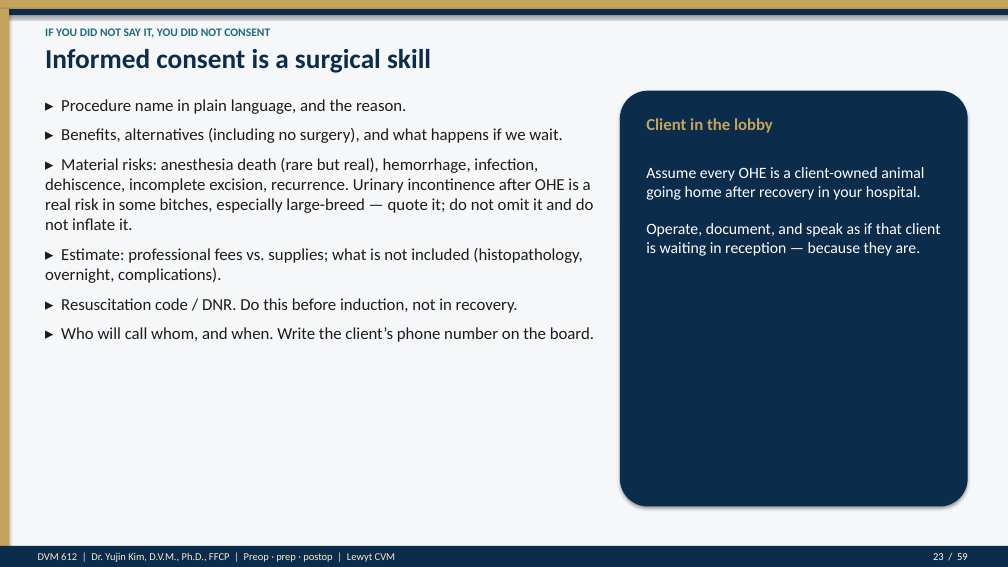
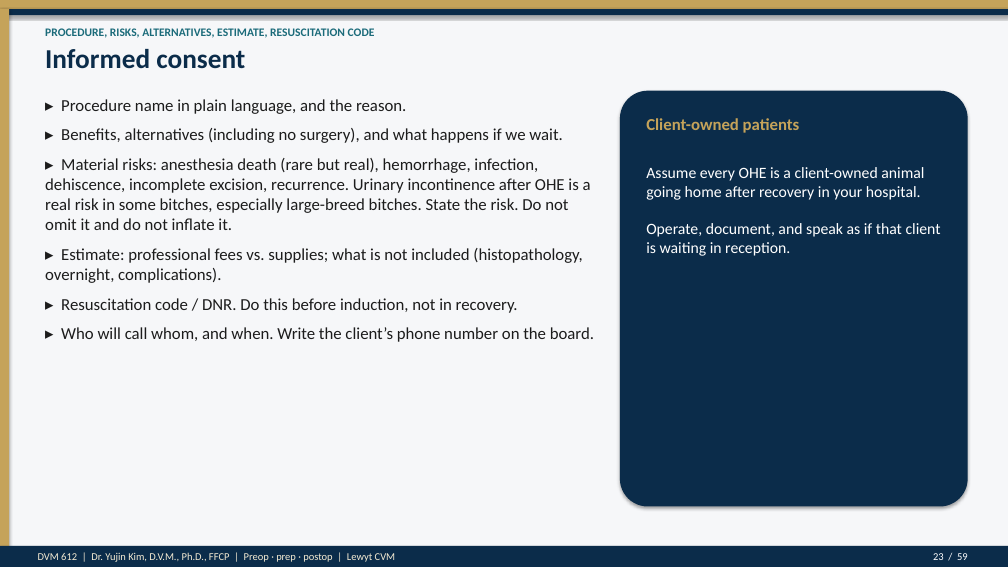
Before and after one commit to drkimvet/happycare, a slide deck: slide 23 of lectures/DVM-612_Week4_Preop_PatientPrep_Postop.pptx. Drawn at 1008x567 pixels with LibreOffice and Linux fonts; fonts in the diff are those of the drawing. Boxes give left, top, right and bottom in pixels: in the first picture for what was removed or moved away, otherwise in the second. Text is boxed around its words. In the diff, an @@ line names an element or a change of style, - is before the commit and + after.

```diff
--- a/lectures/DVM-612_Week4_Preop_PatientPrep_Postop.pptx
+++ b/lectures/DVM-612_Week4_Preop_PatientPrep_Postop.pptx
@@ text at (45, 28, 375, 38): text changed @@
-IF YOU DID NOT SAY IT, YOU DID NOT CONSENT
+PROCEDURE, RISKS, ALTERNATIVES, ESTIMATE, RESUSCITATION CODE
@@ text at (45, 49, 245, 69): text changed @@
-Informed consent is a surgical skill
+Informed consent
@@ text at (646, 118, 800, 133): text changed @@
-Client in the lobby
+Client-owned patients
@@ text at (45, 158, 591, 230): text changed @@
-▸ Material risks: anesthesia death (rare but real), hemorrhage, infection, dehiscence, incomplete excision, recurrence. Urinary incontinence after OHE is a real risk in some bitches, especially large-breed — quote it; do not omit it and do not inflate it.
+▸ Material risks: anesthesia death (rare but real), hemorrhage, infection, dehiscence, incomplete excision, recurrence. Urinary incontinence after OHE is a real risk in some bitches, especially large-breed bitches. State the risk. Do not omit it and do not inflate it.
@@ text at (646, 167, 941, 256): text changed @@
-Assume every OHE is a client-owned animal going home after recovery in your hospital.
-Operate, document, and speak as if that client is waiting in reception — because they are.
+Assume every OHE is a client-owned animal going home after recovery in your hospital.
+Operate, document, and speak as if that client is waiting in reception.
```
Also in this commit, not shown: 54 other slides changed, 8 other files.
